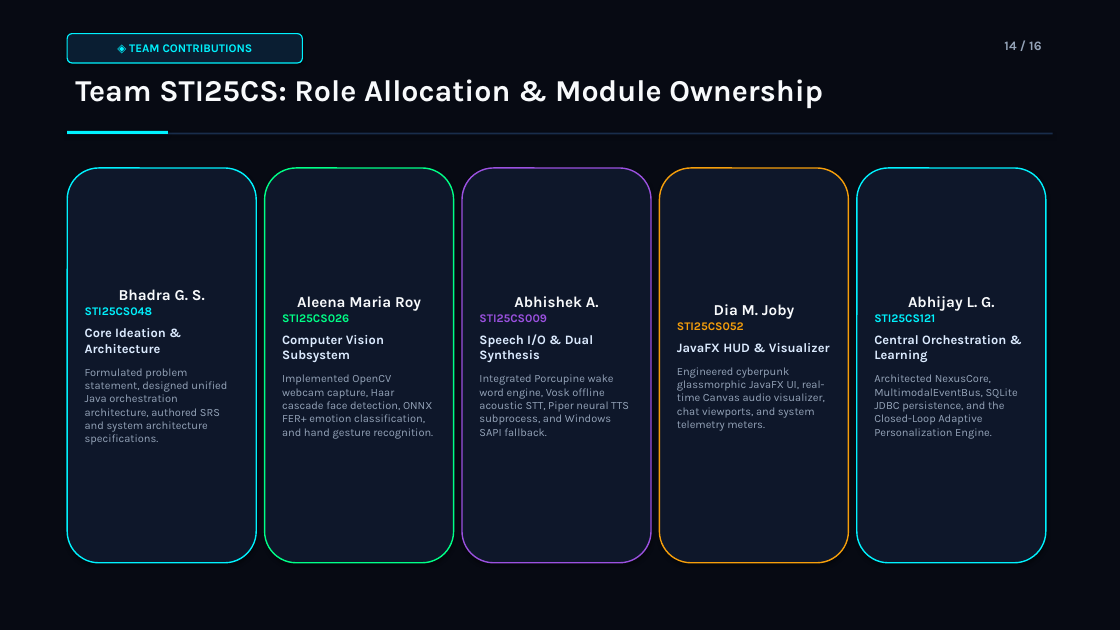
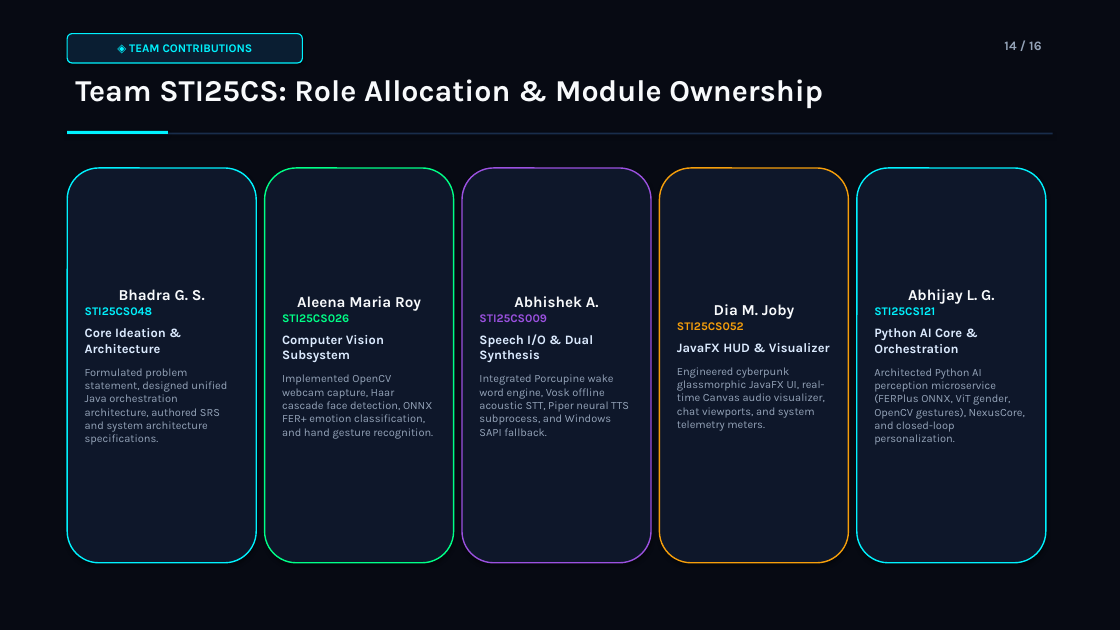
Before and after one commit to abhijaylg09/project-nexus-assistant, a slide deck: slide 14 of PROJECT_NEXUS_PRESENTATION.pptx. Drawn at 1120x630 pixels with LibreOffice and Linux fonts; fonts in the diff are those of the drawing. Boxes give left, top, right and bottom in pixels: in the first picture for what was removed or moved away, otherwise in the second. Text is boxed around its words. In the diff, an @@ line names an element or a change of style, - is before the commit and + after.

Commit message:
feat: restore and update Abhijay L. G. details across team catalog, documentation, presentations, and biometrics

```diff
--- a/PROJECT_NEXUS_PRESENTATION.pptx
+++ b/PROJECT_NEXUS_PRESENTATION.pptx
@@ text in rounded rectangle at (874,328,1025,445): text changed @@
-Central Orchestration & Learning
-Architected NexusCore, MultimodalEventBus, SQLite JDBC persistence, and the Closed-Loop Adaptive Personalization Engine.
+Python AI Core & Orchestration
+Architected Python AI perception microservice (FERPlus ONNX, ViT gender, OpenCV gestures), NexusCore, and closed-loop personalization.
```
Also in this commit, not shown: 16 other files.
